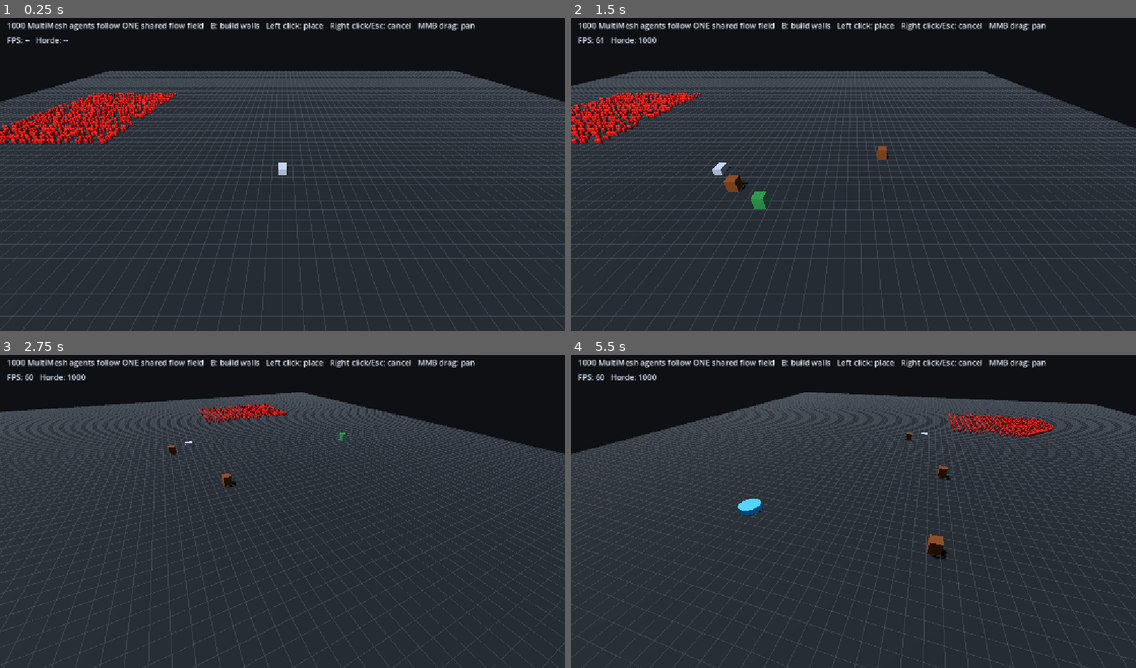
Above: before the commit, frames 1-4 (two rows, left to right).
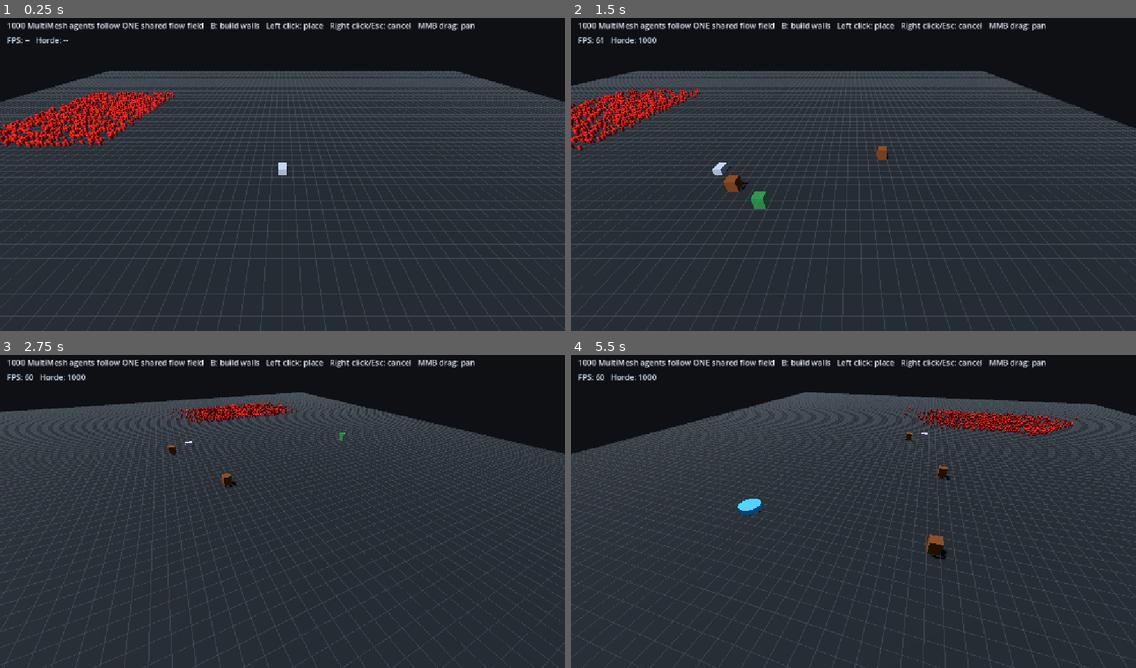
Above: after the commit, the same moments.

Repository: CaptainTiki/HordeLab
Game: Godot game, scene res://scenes/main.tscn
Same seed, same stepped clock (60 frames per second), same inputs: the game is played once before the commit and once after it.
Inputs (mouse positions are in pixels of both pictures, inside the frame that each line leads up to):
- Up to frame 1 (0.25 s): no input
- Up to frame 2 (1.5 s): tap Enter at 0.5 s; move the mouse to (977, 155) at 0.52 s; hold D 0.53-1.25 s; tap B at 0.6 s; click (977, 155) at 0.67 s; drag from (740, 187) to (825, 237) at 1.27 s
- Up to frame 3 (2.75 s): move the mouse to (339, 439) at 2.02 s; hold D from 2.03 s (still down); hold Q from 2.03 s (still down)
- Up to frame 4 (5.5 s): release D at 2.75 s; release Q at 2.75 s; drag from (825, 574) to (684, 461) at 2.77 s; move the mouse to (1023, 558) at 3.52 s; hold A 3.53-4.25 s; tap B at 3.6 s; drag from (684, 461) to (768, 430) at 4.27 s; move the mouse to (881, 508) at 5.02 s; hold S from 5.03 s (still down); hold Q from 5.03 s (still down); click (881, 508) at 5.17 s

The runs differ from the first frame. In frame 1, 2.5% of the frame differs, in the area x 0-32%, y 23-42%; in frame 2, 1.8%; in frame 3, 0.6%; in frame 4, 1.1%.

Commit message:
Add density-aware broad horde steering

Diff:
--- a/scripts/horde_simulation.gd
+++ b/scripts/horde_simulation.gd
@@ -9,30 +9,43 @@
 @export var spawn_extents: Vector2 = Vector2(16.0, 20.0)
 @export var agent_radius: float = 0.32
 @export var agent_height: float = 1.1
+@export var density_weight: int = 7
+@export var path_weight: int = 12
+@export var lane_offset_fraction: float = 0.28
 
 @onready var grid: BattlefieldGrid = get_node(grid_path) as BattlefieldGrid
 @onready var flow_field: FlowField = get_node(flow_field_path) as FlowField
 
 var positions: Array[Vector3] = []
+var lane_offsets: Array[Vector2] = []
+var density: PackedInt32Array = PackedInt32Array()
 var multimesh_instance: MultiMeshInstance3D
 var multimesh: MultiMesh
 var rng: RandomNumberGenerator = RandomNumberGenerator.new()
 
 func _ready() -> void:
 	rng.seed = 1337
+	if not grid.is_node_ready():
+		await grid.ready
+	density.resize(grid.cells_x * grid.cells_z)
 	_build_renderer()
 	_spawn_agents()
 	_upload_all_transforms()
 
 func _process(delta: float) -> void:
+	_rebuild_density()
 	var max_step: float = move_speed * delta
+
 	for index: int in range(positions.size()):
 		var position: Vector3 = positions[index]
 		var current_cell: Vector2i = grid.world_to_cell(position)
 		if current_cell != flow_field.goal_cell:
-			var next_cell: Vector2i = flow_field.get_next_cell(current_cell)
+			var next_cell: Vector2i = _choose_next_cell(index, current_cell)
 			if next_cell != current_cell:
 				var target: Vector3 = grid.cell_to_world(next_cell)
+				var lane_offset: Vector2 = lane_offsets[index]
+				target.x += lane_offset.x
+				target.z += lane_offset.y
 				target.y = position.y
 				var offset: Vector3 = target - position
 				var distance: float = offset.length()
@@ -41,6 +54,47 @@
 					position += offset / distance * step
 					positions[index] = position
 		multimesh.set_instance_transform(index, Transform3D(Basis.IDENTITY, position))
+
+func _choose_next_cell(agent_index: int, current_cell: Vector2i) -> Vector2i:
+	var current_cost: int = flow_field.get_cost(current_cell)
+	if current_cost == FlowField.UNREACHABLE or current_cost == 0:
+		return current_cell
+
+	var best_cell: Vector2i = current_cell
+	var best_score: int = 2_000_000_000
+
+	for direction: Vector2i in FlowField.NEIGHBOR_DIRS:
+		var neighbor: Vector2i = current_cell + direction
+		if not flow_field.can_traverse(current_cell, neighbor):
+			continue
+		var neighbor_cost: int = flow_field.get_cost(neighbor)
+		if neighbor_cost >= current_cost:
+			continue
+
+		var occupancy: int = density[_cell_index(neighbor)]
+		var tie_break: int = _stable_jitter(agent_index, neighbor)
+		var score: int = neighbor_cost * path_weight + occupancy * density_weight + tie_break
+		if score < best_score:
+			best_score = score
+			best_cell = neighbor
+
+	return best_cell
+
+func _rebuild_density() -> void:
+	density.fill(0)
+	for position: Vector3 in positions:
+		var cell: Vector2i = grid.world_to_cell(position)
+		if grid.is_valid_cell(cell):
+			density[_cell_index(cell)] += 1
+
+func _stable_jitter(agent_index: int, cell: Vector2i) -> int:
+	var value: int = agent_index * 73856093
+	value ^= cell.x * 19349663
+	value ^= cell.y * 83492791
+	return absi(value) % 7
+
+func _cell_index(cell: Vector2i) -> int:
+	return cell.y * grid.cells_x + cell.x
 
 func _build_renderer() -> void:
 	var material: StandardMaterial3D = StandardMaterial3D.new()
@@ -67,7 +121,11 @@
 
 func _spawn_agents() -> void:
 	positions.clear()
+	lane_offsets.clear()
 	positions.resize(maxi(agent_count, 0))
+	lane_offsets.resize(maxi(agent_count, 0))
+	var lane_extent: float = grid.cell_size * lane_offset_fraction
+
 	for index: int in range(positions.size()):
 		var offset_x: float = rng.randf_range(-spawn_extents.x, spawn_extents.x)
 		var offset_z: float = rng.randf_range(-spawn_extents.y, spawn_extents.y)
@@ -76,6 +134,10 @@
 		if not grid.is_valid_cell(cell) or grid.is_blocked(cell):
 			position = spawn_center
 		positions[index] = position
+		lane_offsets[index] = Vector2(
+			rng.randf_range(-lane_extent, lane_extent),
+			rng.randf_range(-lane_extent, lane_extent)
+		)
 
 func _upload_all_transforms() -> void:
 	for index: int in range(positions.size()):
